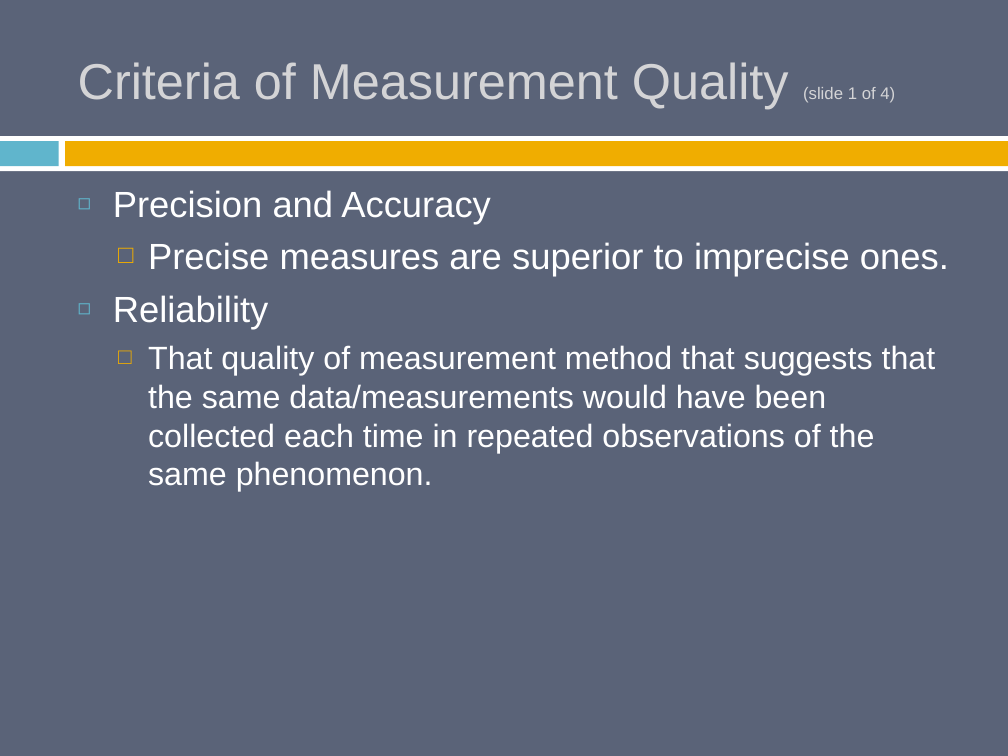
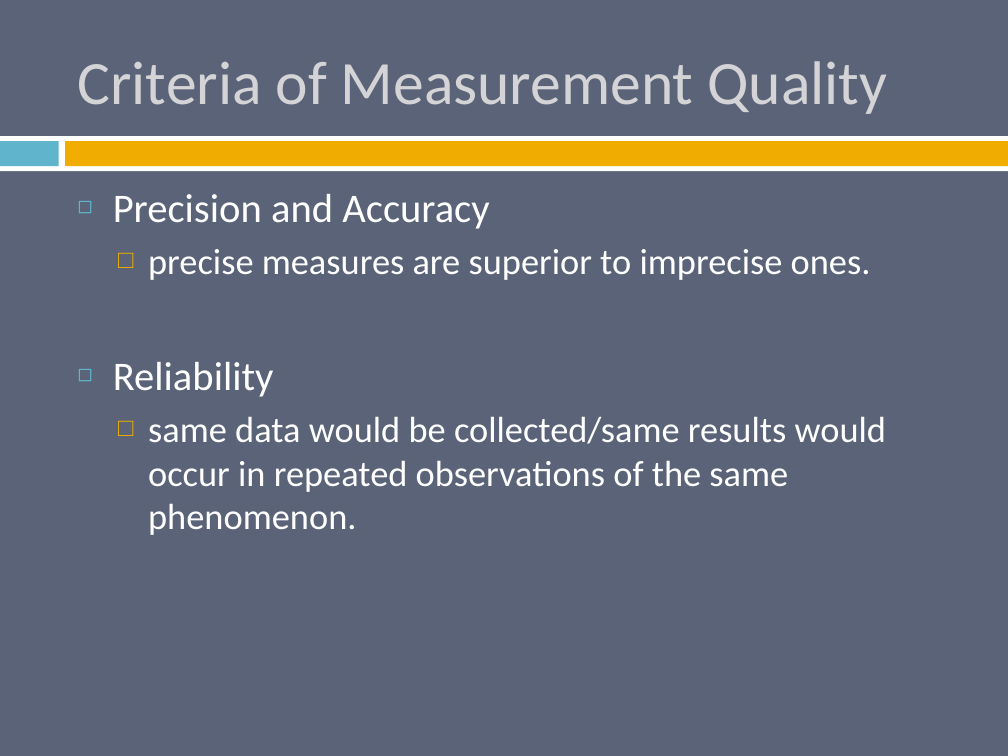
Before and after one commit to burrelvannjr/methods_csuf, a slide deck: slide 29 of ppts/Chapter 5 Slides.pptx (slide 22 before the commit). Drawn at 1008x756 pixels with LibreOffice and Linux fonts; fonts in the diff are those of the drawing. Boxes give left, top, right and bottom in pixels: in the first picture for what was removed or moved away, otherwise in the second. Text is boxed around its words. In the diff, an @@ line names an element or a change of style, - is before the commit and + after.

```diff
--- a/ppts/Chapter 5 Slides.pptx
+++ b/ppts/Chapter 5 Slides.pptx
@@ title at [78, 61, 887, 114]: text changed; size 36 to 44 pt; font Arial to Calibri @@
-Criteria of Measurement Quality (slide 1 of 4)
+Criteria of Measurement Quality
@@ text at [113, 194, 489, 397]: size 26 to 29 pt, font Arial to Calibri in "Precision and Accuracy", "Reliability" @@
@@ text at [148, 249, 871, 280]: text changed; font Arial to Calibri @@
-  □ Precise measures are superior to imprecise ones.
+  □ precise measures are superior to imprecise ones.
@@ text at [148, 416, 887, 535]: text changed; size 23 to 26 pt; font Arial to Calibri @@
-  □ That quality of measurement method that suggests that the same data/measurements would have been collected each time in repeated observations of the same phenomenon.
+  □ same data would be collected/same results would occur in repeated observations of the same phenomenon.
```
Also in this commit, not shown: 26 other slides changed, 18 slides added, 2 slides removed, 67 other files.
